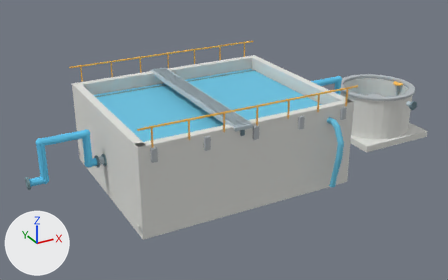
A saved change to the glTF model examples/m1/assets/wastewater-plant/tiled/coarse/group-root-0-0-0-1-1.glb.
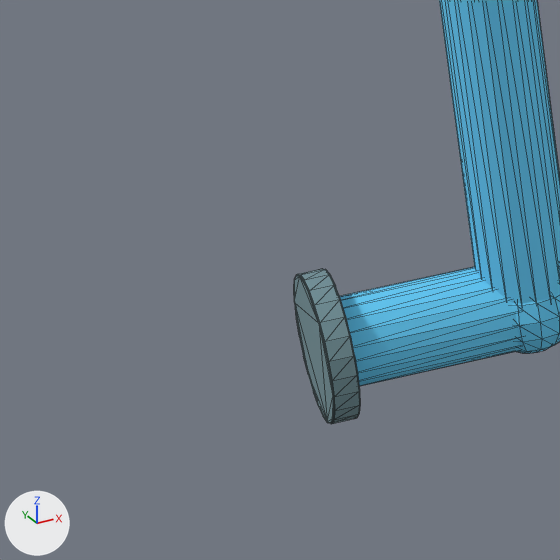
There are two pictures of each version: one whole from a 50 mm lens placed at (53.2, -75.7, 17.3), pointed at (70.1, -45.1, 2.0), one close up on the part from 0% to 11% of the width and 55% to 72% of the height. Arrows for +X, +Y and +Z are at lower left; the lights stay in place. The first two pictures are the older version. The close-ups show mesh edges as thin lines.

In view in the first close-up: 'render-batch-0', 'render-batch-3'.
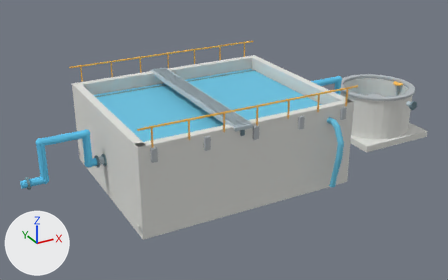
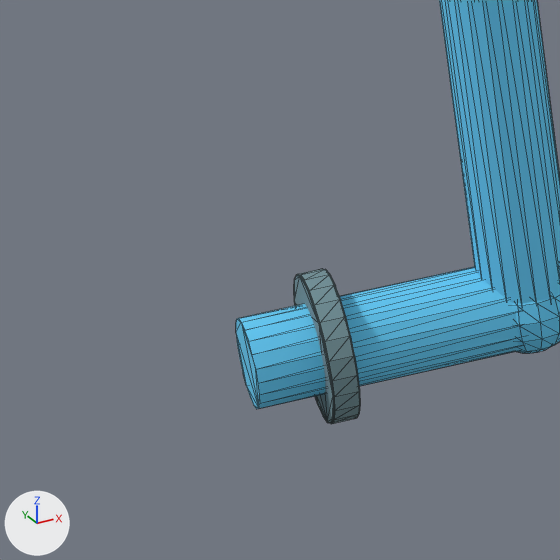
Changed parts and their boxes [x1, y1, x2, y2] in the close-ups (560 x 560 px; the box of a moved part takes in the faces that stretch with it):
'render-batch-0', reshaped: before [340, 0, 560, 386]; after [236, 0, 560, 409]
part 1 of me_mesh_0, moved or reshaped: before [340, 267, 520, 386]; after [236, 267, 520, 409]

What the commit changed:
me_mesh_0 is used by ob_render_batch_0; location (0.0, 0.0, 0.0).
me_mesh_0 had 1298 vertices, 2552 faces and spanned x 58.2..79.6, y -45.2..-44.8, z 1.7..4.7.
me_mesh_0 now has 1296 vertices, 2552 faces and spans x 57.9..79.9, y -45.2..-44.8, z 1.7..4.7.
Part 1, on me_mesh_0:
20 vertices in x 58.2, y -45.2..-44.8, z 1.8..2.2 move by (-0.3, 0.0, 0.0).
Other edits to the shape of me_mesh_0 do not show in these pictures.
